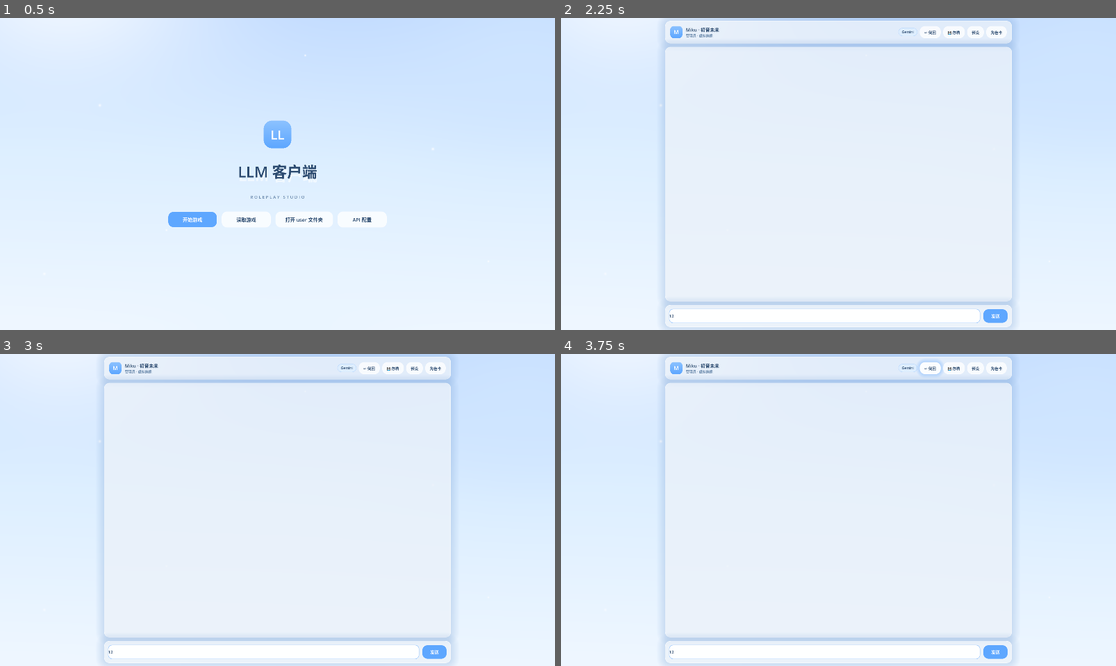
Above: before the commit, frames 1-4 (two rows, left to right).
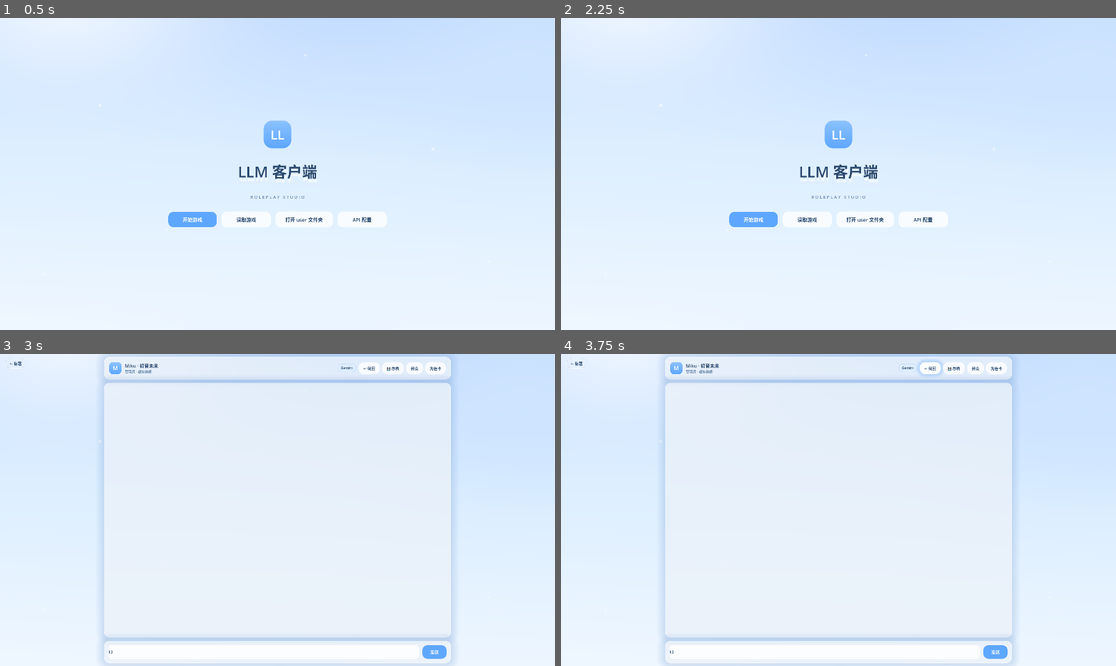
Above: after the commit, the same moments.

Repository: maru044/godot-llm-client
Game: Godot game, scene res://scenes/main.tscn
Same seed, same stepped clock (60 frames per second), same inputs: the game is played once before the commit and once after it.
Inputs (mouse positions are in pixels of both pictures, inside the frame that each line leads up to):
- Up to frame 1 (0.5 s): no input
- Up to frame 2 (2.25 s): click "开始游戏" at 0.5 s; click (827, 317) at 1.27 s; type "12" at 1.35 s; click (577, 27) at 2 s, where only the run after the commit has a clickable "← 标题"
- Up to frame 3 (3 s): click (194, 556) at 2.75 s, where only the run after the commit has a clickable "开始游戏"
- Up to frame 4 (3.75 s): click "↩ 倒回" at 3.5 s

Frame 1 is identical in both runs. In frame 2, 5.6% of the frame differs, in the area x 18-82%, y 0-100%; in frame 3, 0.2%; in frame 4, 0.2%.

Commit message:
feat: 添加游戏内'回到标题'按钮(左上角, 防误触右上角)

Diff:
--- a/scripts/UIShell.gd
+++ b/scripts/UIShell.gd
@@ -174,6 +174,14 @@
 	shell.offset_bottom = -10
 	shell.add_theme_constant_override("separation", 12)
 	root.add_child(shell)
+
+	# 左上角悬浮"回到标题"按钮（避开右上角操作按钮，防误触）
+	var home_btn := UI.button("← 标题", false, true, 13, 8, 16)
+	home_btn.name = "HomeButton"
+	home_btn.set_anchors_preset(Control.PRESET_TOP_LEFT)
+	home_btn.position = Vector2(18, 14)
+	home_btn.pressed.connect(func(): close_overlay("overlay-save"); show_screen("screen-title"))
+	root.add_child(home_btn)
 
 	# ------ 头栏 ------
 	var header := _glass(18, 18)
--- /dev/null
+++ b/tools/home_button_test.gd
@@ -0,0 +1,47 @@
+extends Node
+
+## 阶段6 · 回到标题按钮测试：存在、在左上角、点击切回标题
+## 用法：--headless --scene res://tools/home_button_test.tscn
+
+func _ready() -> void:
+	print("[HB] 开始回到标题按钮测试")
+	var shell = load("res://scripts/UIShell.gd").new()
+	get_tree().root.call_deferred("add_child", shell)
+	await get_tree().process_frame
+
+	# 找 screen-chat 里的 HomeButton
+	var chat: Control = shell._screens.get("screen-chat")
+	var home = null
+	if chat:
+		for c in chat.get_children():
+			if c.name == "HomeButton":
+				home = c
+				break
+	print("[HB] HomeButton 存在: ", home != null)
+	if home == null:
+		print("[HB] ❌ 未找到 HomeButton")
+		get_tree().quit(0)
+		return
+
+	# 检查位置（左上角）
+	var pos = home.position
+	print("[HB] HomeButton 位置: ", pos, " 是否是左上角(靠近0,0): ", pos.x < 100 and pos.y < 80)
+	if pos.x < 100 and pos.y < 80:
+		print("[HB] ✅ 按钮位于左上角")
+	else:
+		print("[HB] ❌ 位置异常 ", pos)
+
+	# 切到聊天页，模拟点击
+	shell.show_screen("screen-chat")
+	await get_tree().process_frame
+	print("[HB] 点击前 title 可见: ", shell._screens["screen-title"].visible)
+	home.pressed.emit()
+	await get_tree().process_frame
+	print("[HB] 点击后 title 可见: ", shell._screens["screen-title"].visible)
+	if shell._screens["screen-title"].visible:
+		print("[HB] ✅ 点击回到标题界面")
+	else:
+		print("[HB] ❌ 点击后未回标题")
+
+	shell.queue_free()
+	get_tree().quit(0)
--- /dev/null
+++ b/tools/home_button_test.tscn
@@ -0,0 +1,6 @@
+[gd_scene load_steps=2 format=3]
+
+[ext_resource type="Script" path="res://tools/home_button_test.gd" id="1_hb"]
+
+[node name="HomeButtonTest" type="Node"]
+script = ExtResource("1_hb")
Not shown, added: tools/home_button_test.gd.uid
